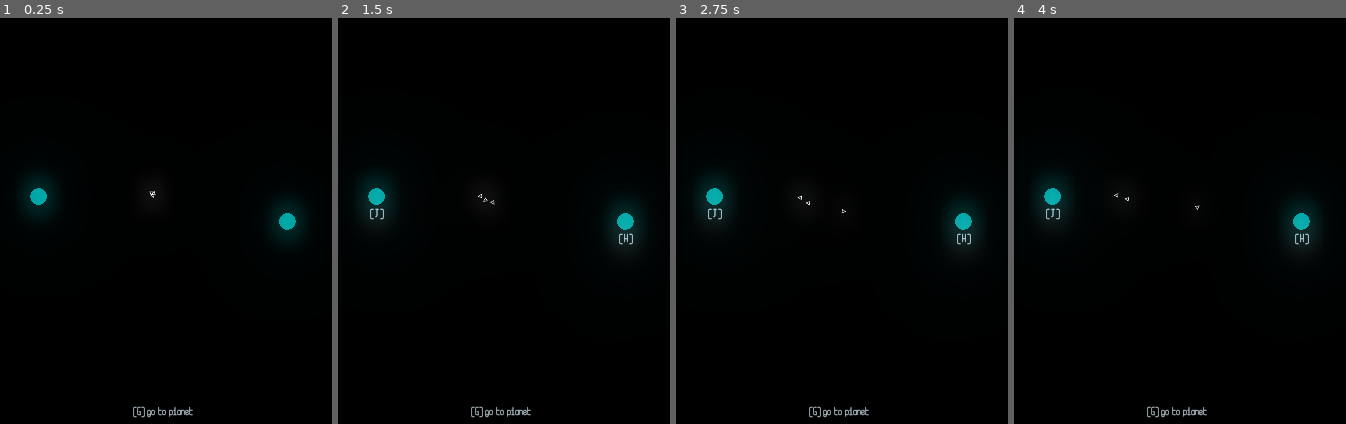
Above: before the commit, frames 1-4 (left to right).
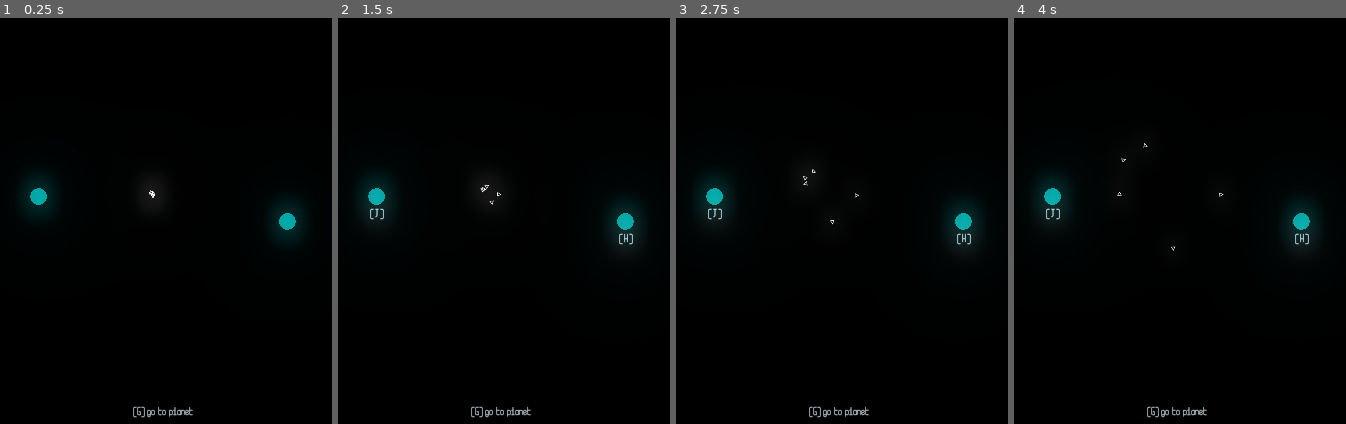
Above: after the commit, the same moments.

Repository: raffomania/aekisfour
Game: Godot game, scene res://main.tscn
Two runs of this game, one before a commit and one after it. Both use one fixed random seed, a clock stepped at 60 frames per second and the inputs below.
Inputs:
- Up to frame 1 (0.25 s): no input
- Up to frame 2 (1.5 s): tap Enter at 0.5 s; hold R (r) 0.53-1.28 s; tap G (g) at 0.6 s; tap R (r) at 1.35 s
- Up to frame 3 (2.75 s): tap S (s) at 1.55 s; hold S (s) from 2.03 s (still down); tap G (g) at 2.3 s
- Up to frame 4 (4 s): release S (s) at 2.78 s; tap G (g) at 2.85 s; tap R (r) at 3.05 s; tap Space at 3.5 s; hold R (r) from 3.53 s (still down); tap S (s) at 3.8 s

The runs differ from the first frame. In frame 1, less than 0.1% of the frame differs, in the area x 44-47%, y 42-45%; in frame 2, less than 0.1%; in frame 3, less than 0.1%, in the area x 36-56%, y 37-51%; in frame 4, less than 0.1%.

Commit message:
auto-commit

Diff:
--- a/main.tscn
+++ b/main.tscn
@@ -18,9 +18,9 @@
 size = Vector2( 12, 12 )
 
 [sub_resource type="MultiMesh" id=3]
-instance_count = 3
+instance_count = 5
 mesh = SubResource( 2 )
-transform_2d_array = PoolVector2Array( 1, 0, 0, 1, 0, 0, 1, 0, 0, 1, 0, 0, 1, 0, 0, 1, 0, 0 )
+transform_2d_array = PoolVector2Array( 1, 0, 0, 1, 0, 0, 1, 0, 0, 1, 0, 0, 1, 0, 0, 1, 0, 0, 1, 0, 0, 1, 0, 0, 1, 0, 0, 1, 0, 0 )
 
 [node name="main" type="Node"]
 
--- a/ships.gd
+++ b/ships.gd
@@ -37,12 +37,14 @@
 	var random_direction: Vector2 = Vector2(1, 0).rotated(randf() * TAU)
 	var velocity: Vector2 = Vector2(randf() - 0.5, randf() - 0.5)
 	var resources = 0
+	var reserved_resources = 0
 	const capacity = 2
-	const max_speed = 50
+	const max_speed = 80
 	const steering = 0.01
+	const acceleration = 0.005
 	const separation = 0.03
-	const max_distance_from_home = pow(500, 2)
-	const random_wander_strength = 0.5
+	const max_distance_from_home = 300
+	const random_wander_strength = 1
 
 	func init(position: Vector2):
 		transform = Transform2D().translated(position)
@@ -52,17 +54,19 @@
 		var direction: Vector2 = velocity.normalized()
 		if is_instance_valid(target):
 			var to_target = target.global_position - transform.origin
-			if to_target.length_squared() < 1000:
+			if to_target.length_squared() < 2000:
 				process_target()
 			else:
 				direction = to_target.normalized()
 		else:
-			random_direction = random_direction.rotated((randf() - 0.5) * TAU * dt * 5)
-			direction = direction.slerp(random_direction, random_wander_strength)
+			random_direction = random_direction.rotated((randf() - 0.5) * TAU * dt * random_wander_strength)
 
 			var back_home = last_target - transform.origin
-			var distance_from_home_factor = 1 - 1 / pow(2, (back_home.length_squared() - max_distance_from_home) * 0.00001)
-			direction = direction.slerp(back_home.normalized(), clamp(distance_from_home_factor, 0, 1))
+			var too_far_distance = back_home.length() - max_distance_from_home
+			var distance_from_home_factor = max(0, too_far_distance * 0.001)
+			random_direction = random_direction.slerp(back_home.normalized(), clamp(distance_from_home_factor, 0, 1))
+
+			direction = random_direction
 
 		for ship in ships:
 			if ship == self:
@@ -72,7 +76,7 @@
 			if from_other_to_self.length_squared() < 1500:
 				direction = direction.slerp(from_other_to_self.normalized(), separation)
 
-		velocity = velocity.linear_interpolate(direction * max_speed, steering)
+		velocity = velocity.normalized().slerp(direction, steering) * lerp(velocity.length(), max_speed, acceleration)
 
 		var new_transform = Transform2D().rotated(velocity.angle())
 		new_transform.origin = transform.origin + dt * velocity
@@ -82,8 +86,7 @@
 		if target.building == target.building_type.RESOURCE and target.resources > 0 and resources < capacity:
 			var amount = min(capacity - resources, target.resources)
 			target.resources -= amount
-			# todo this is often not the amount that was actually reserved
-			target.reserved_resources -= amount
+			target.reserved_resources -= reserved_resources
 			resources += amount
 		elif target.building == target.building_type.SHIPYARD and resources > 0:
 			target.resources += resources
@@ -99,4 +102,5 @@
 			elif planet.building == planet.building_type.RESOURCE and resources == 0 and planet.reserved_resources < planet.resources:
 				target = planet
 				planet.reserved_resources += capacity - resources
+				reserved_resources += capacity - resources
 				return
